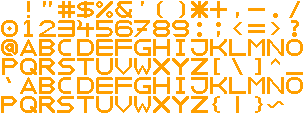
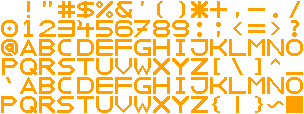
Two versions of the same layered image (304px x 114px). Layer-by-layer changes:
added layer "DEL" above "~" over [286, 96, 303, 113]
